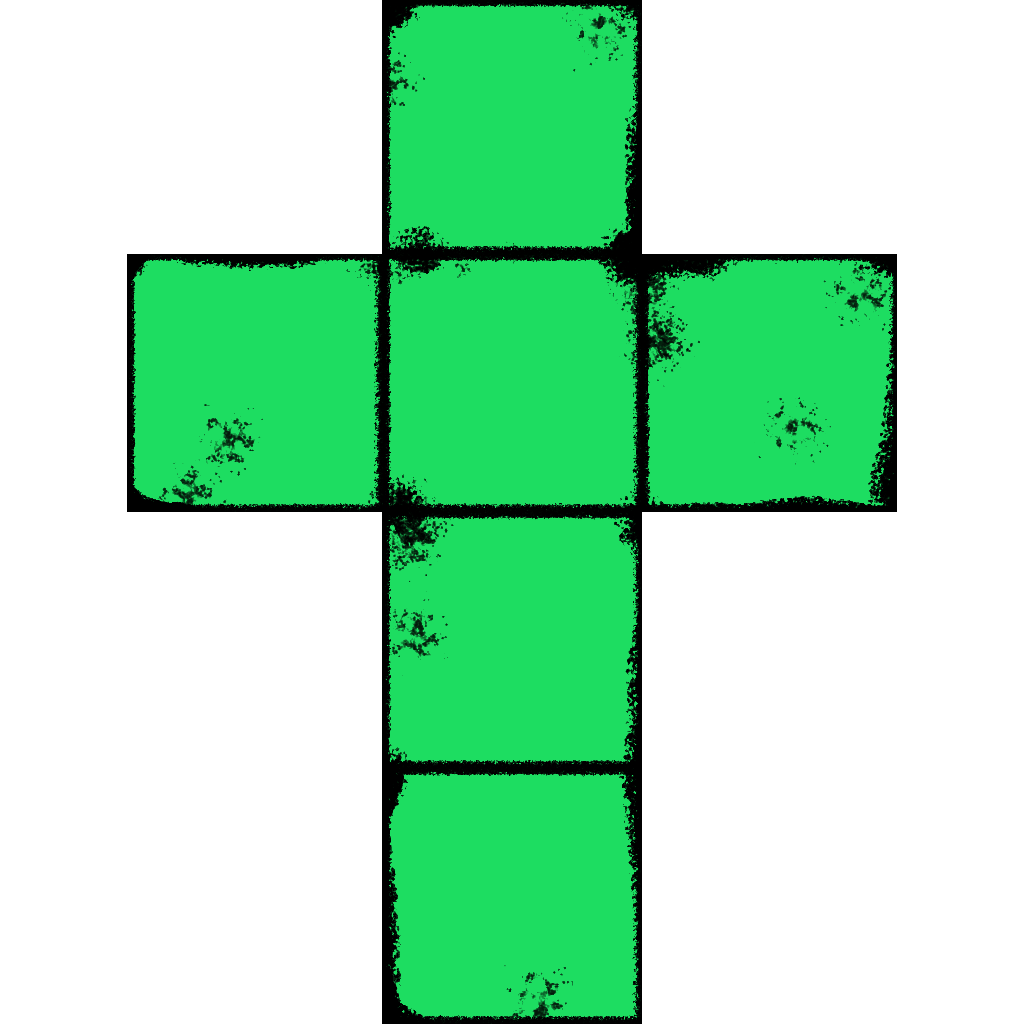
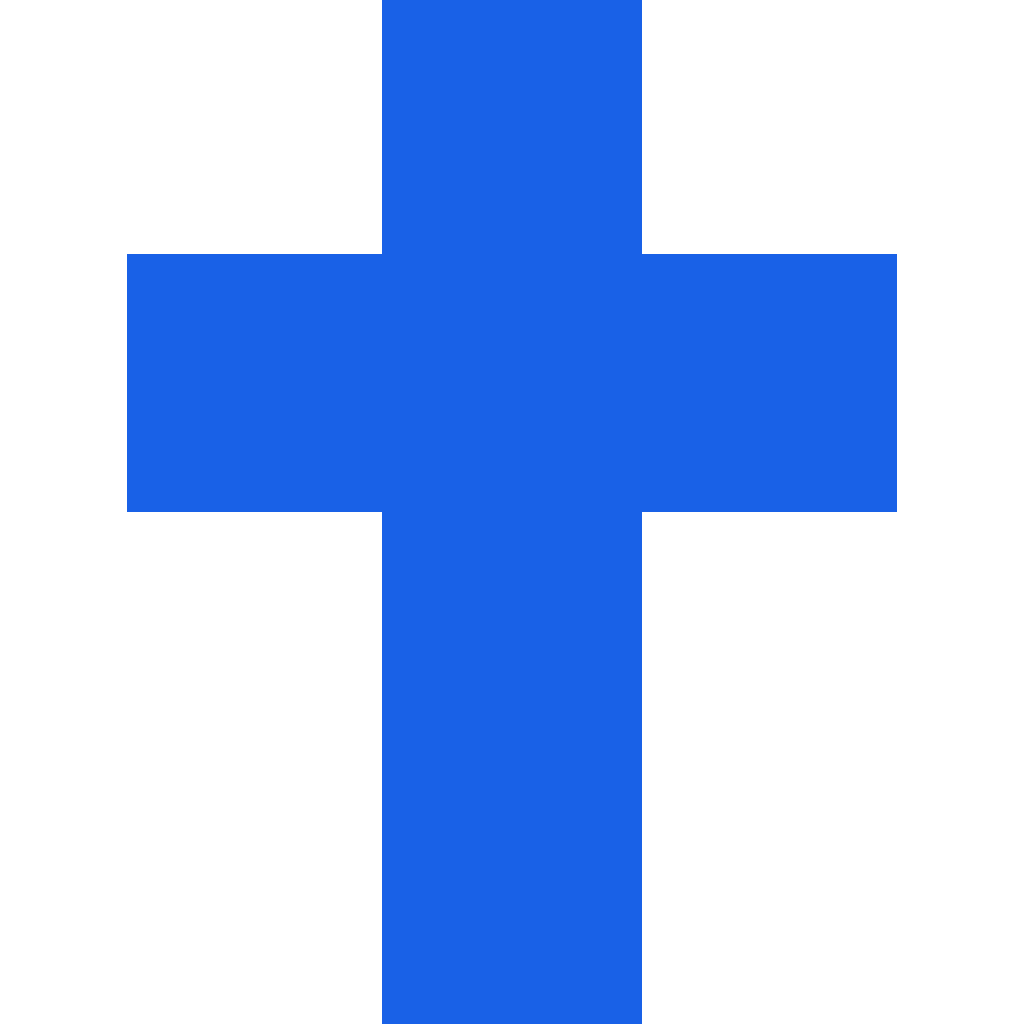
Layered file, before and after one edit (1024x1024). Changes by layer:
hid "Layer 3" over [127, 0, 897, 1024]
showed "Layer 5" over [127, 0, 897, 1024]
hid "Layer 2" over [127, 0, 897, 1024]
